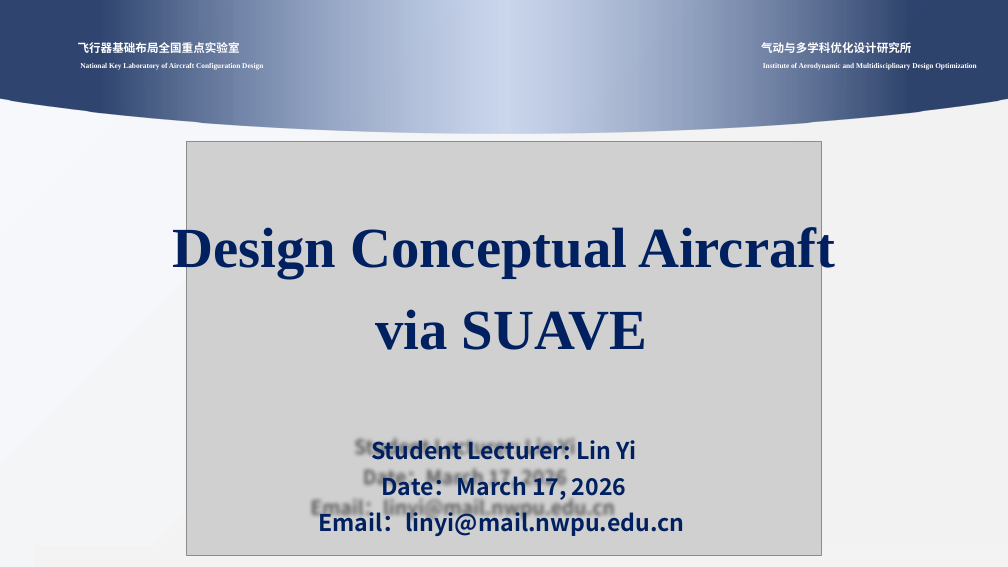
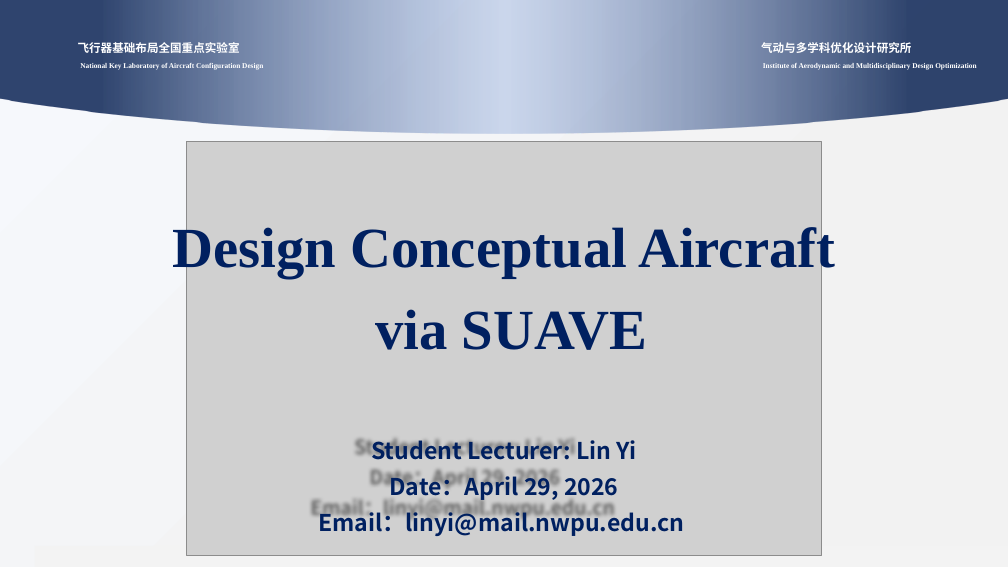
Before and after one commit to 7dinosaur/Obsidian, a slide deck: slide 1 of Design Conceptual Aircraft via SUAVE.pptx. Drawn at 1008x567 pixels with LibreOffice and Linux fonts; fonts in the diff are those of the drawing; grey boxes stand for pictures; background and template pictures are left out. Boxes give left, top, right and bottom in pixels: in the first picture for what was removed or moved away, otherwise in the second. Text is boxed around its words. In the diff, an @@ line names an element or a change of style, - is before the commit and + after.

```diff
--- a/Design Conceptual Aircraft via SUAVE.pptx
+++ b/Design Conceptual Aircraft via SUAVE.pptx
@@ text at <box>389,472,618,500</box>: text changed @@
-Date：March 17, 2026
+Date：April 29, 2026
```
Also in this commit, not shown: 3 other slides changed, 1 slide added, 1 other file.
